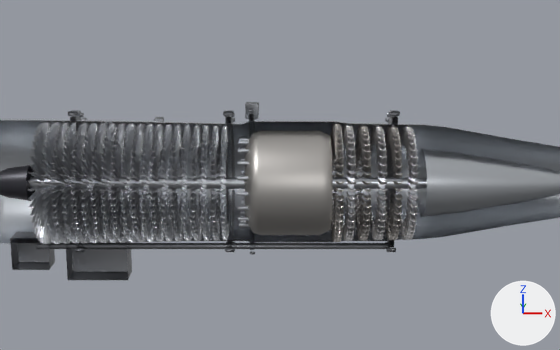
An edit to the Blender file blender/jet_engine_turbojet.blend, drawn before and after from the same camera.
One viewpoint serves both versions: the file's camera 'Camera'. Arrows for +X, +Y and +Z are at lower right; the lights stay in place. The first picture is the older version.

Objects in the first picture: 'Engine_Detail', 'IN_CompRotor_0', 'IN_CompRotor_4', 'IN_CompStator_1', 'IN_CompStator_2', 'IN_IGV', 'IN_LinerOuter', 'IN_TurbNGV_1', 'IN_TurbNGV_2', 'TJ_Casing', 'TJ_Shaft', 'TJ_TailCone' and 32 more.
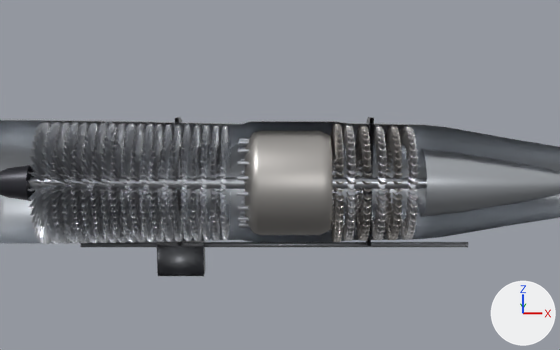
Patch to the scene script:
```diff
--- a/blender/jet_engine_turbojet.blend.py
+++ b/blender/jet_engine_turbojet.blend.py
@@ me_engine_detail @@
 # used by ob_engine_detail; location = (0.0, 0.0, 0.0)
-me_engine_detail.from_pydata(...)  # 2432 vertices, 1344 faces; spans x 0.28..3.74, y 0.0..0.65, z -0.91..0.67
+me_engine_detail.from_pydata(...)  # 108 vertices, 59 faces; spans x 0.9..4.4, y 0.0..0.58, z -0.87..0.58
+# me_engine_detail part 1: the loose piece of 8 vertices spanning x 0.28..0.62, y 0.0..0.21, z -0.81..-0.51 is scaled about its middle by (1.24, 0.857, 1), then moved by (1.35, -0.02, -0.06)
+# me_engine_detail part 2: a new loose piece, a 24-sided cylinder along x spanning x 0.901..4.399, y 0.036..0.084, z -0.614..-0.566, in mat_m_detail (grey #8e9095)
+# me_engine_detail part 3: a new loose piece of 26 vertices spanning x 1.78..1.82, y 0.0..0.58, z -0.58..0.58, in mat_m_detail (grey #8e9095)
+# me_engine_detail part 4: a new loose piece of 26 vertices spanning x 3.48..3.52, y 0.0..0.58, z -0.58..0.58, in mat_m_detail (grey #8e9095)
+# me_engine_detail part 5: 69 loose pieces with 2384 vertices, spanning x 0.5..3.74, y 0.0..0.65, z -0.91..0.67, are deleted
+# me_engine_detail part 6
+# 40 vertices are removed from x 0.5..3.7, y 0.13..0.17, z -0.58..-0.54
+# 22 faces are deleted
 me_engine_detail.materials.append(mat_m_detail)
@@ ob_engine_detail @@
 ob_engine_detail.location = (0.0, 0.0, 0.0)
-_m = ob_engine_detail.modifiers.new('WN', 'WEIGHTED_NORMAL')
-_m.keep_sharp = True
-_m = ob_engine_detail.modifiers.new('Bevel', 'BEVEL')
-_m.width = 0.0104
-_m.width_pct = 0.0104
-_m.segments = 2
-_m.angle_limit = 0.698
-_m.harden_normals = True
```

Boxes (x1, y1, x2, y2) around the edits, measured in the pictures (560 x 350 px; the box of a moved part takes in the faces that stretch with it):
'Engine_Detail', reshaped, modifiers changed (11% shorter)
    before: (10, 102, 400, 280)
    after: (81, 117, 468, 276)
part 1 of me_engine_detail, moved or reshaped
    before: (10, 232, 55, 270)
    after: (157, 241, 206, 276)
part 2 of me_engine_detail, added
    after: (81, 242, 468, 247)
part 3 of me_engine_detail, added
    after: (175, 117, 183, 246)
part 4 of me_engine_detail, added
    after: (363, 117, 374, 246)
part 5 of me_engine_detail, deleted
    before: (36, 102, 400, 280)
part 6 of me_engine_detail, deleted (mostly hidden)
    before: (209, 240, 387, 241)
